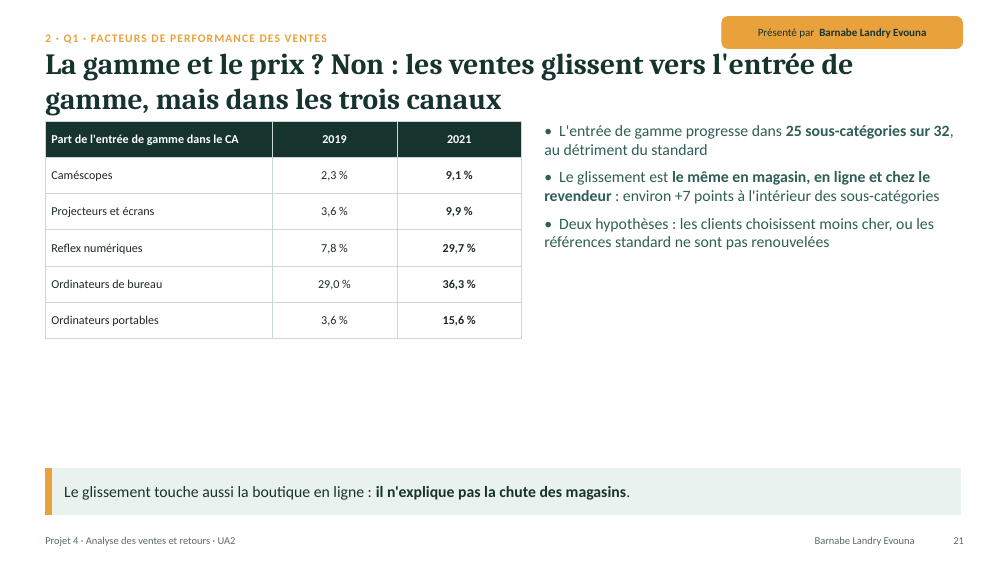
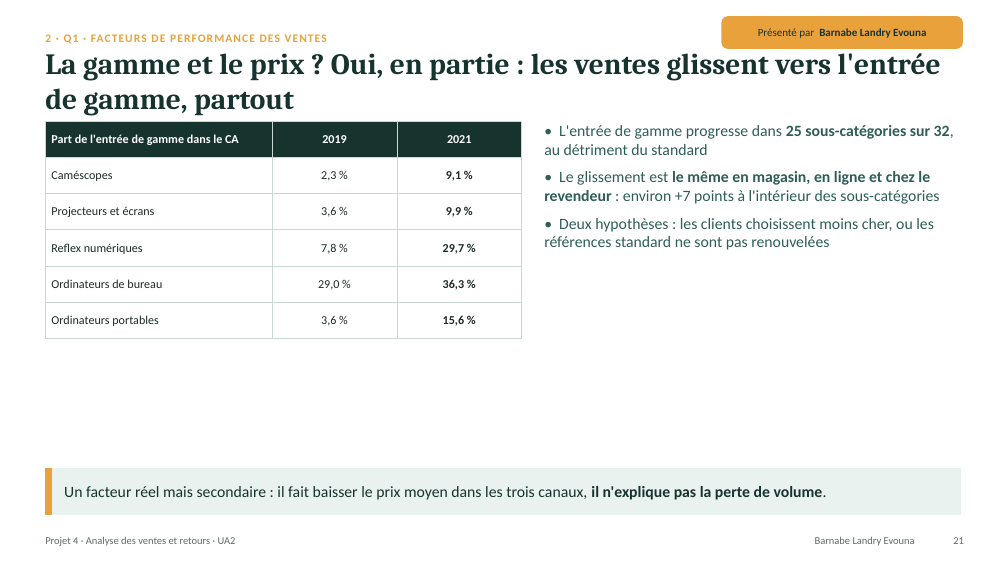
Before and after one commit to lezoul/projet4-contoso, a slide deck: slide 21 of reports/presentations/UA2_presentation_L3_L4.pptx. Drawn at 1008x567 pixels with LibreOffice and Linux fonts; fonts in the diff are those of the drawing. Boxes give left, top, right and bottom in pixels: in the first picture for what was removed or moved away, otherwise in the second. Text is boxed around its words. In the diff, an @@ line names an element or a change of style, - is before the commit and + after.

Commit message:
UA2 : Q1 recentrée sur les facteurs (la gamme comme facteur secondaire, pas de transfert vers la boutique en ligne)

```diff
--- a/reports/presentations/UA2_presentation_L3_L4.pptx
+++ b/reports/presentations/UA2_presentation_L3_L4.pptx
@@ text at [45, 46, 941, 116]: text changed @@
-La gamme et le prix ? Non : les ventes glissent vers l'entrée de gamme, mais dans les trois canaux
+La gamme et le prix ? Oui, en partie : les ventes glissent vers l'entrée de gamme, partout
@@ text at [64, 486, 827, 500]: text changed @@
-Le glissement touche aussi la boutique en ligne : il n'explique pas la chute des magasins.
+Un facteur réel mais secondaire : il fait baisser le prix moyen dans les trois canaux, il n'explique pas la perte de volume.
```
Also in this commit, not shown: 3 other slides changed.
